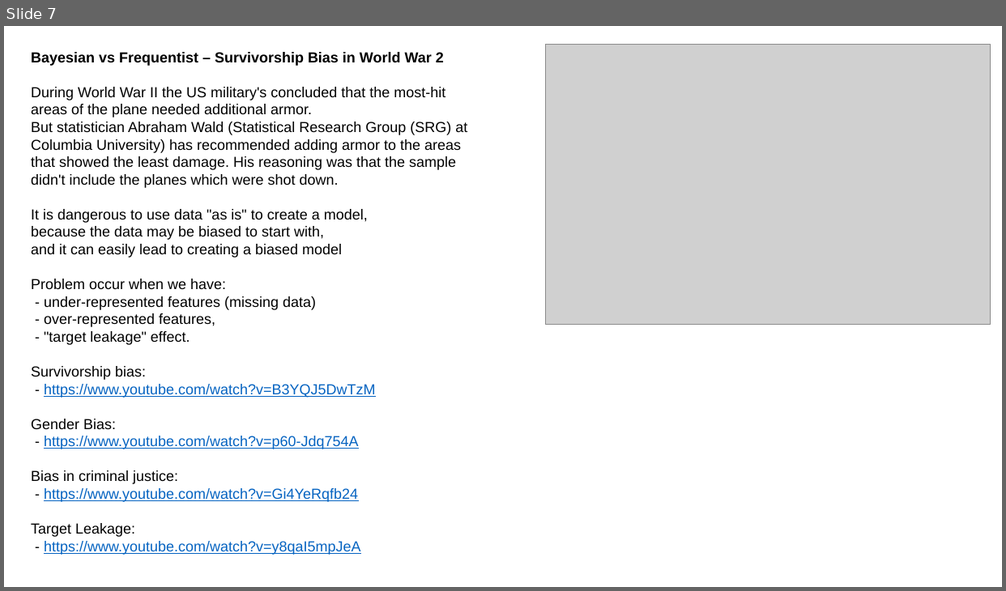
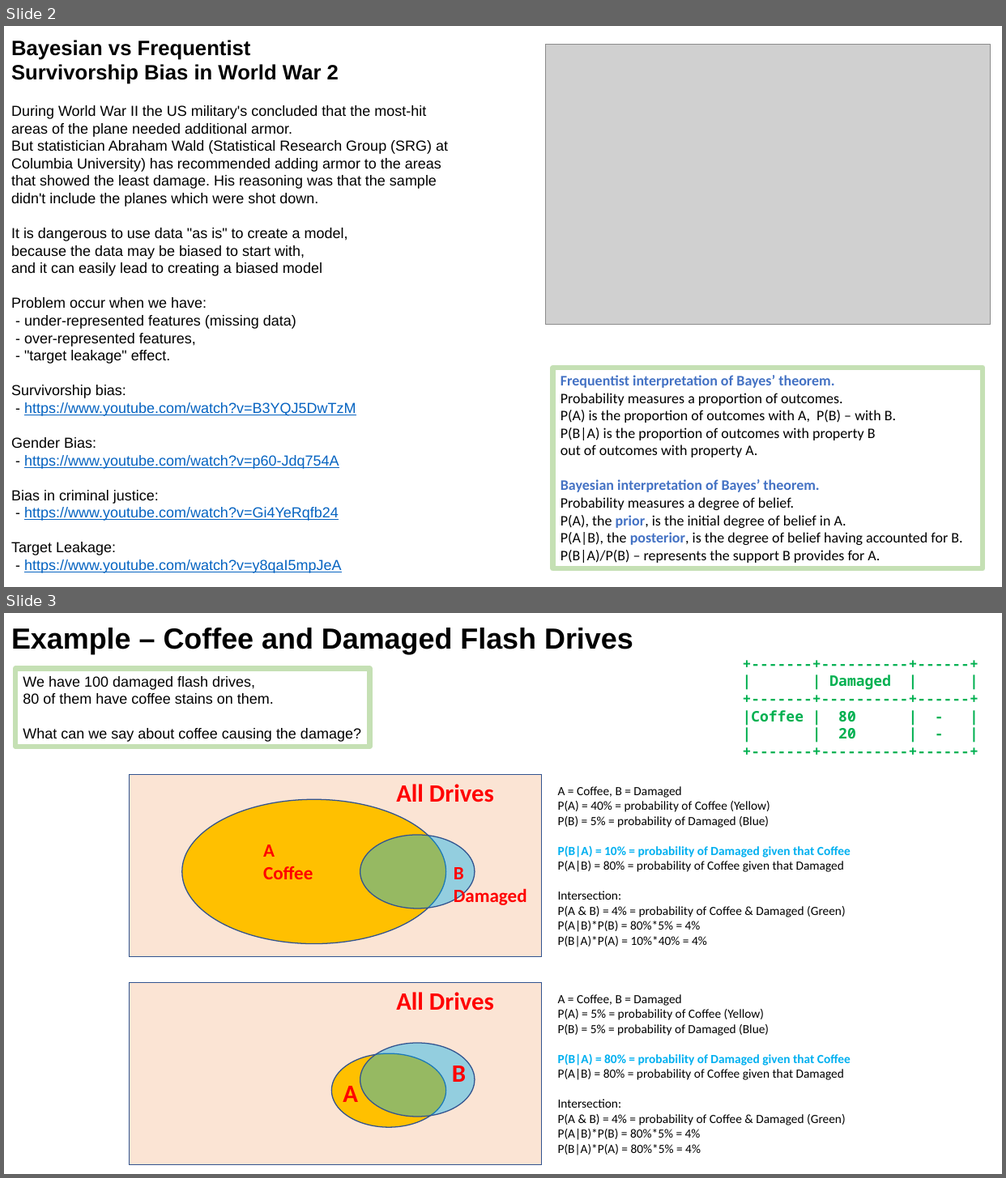
Before and after one commit to lselector/ml_ai_doc, a slide deck: Bayes_Bayesian.pptx. Shown one above the other, each under a label of ours: slide 7 before the commit, slides 2 and 3 after it. The pictures are 1006x591 and 1006x1178 pixels, drawn with LibreOffice and Linux fonts; fonts in the diff are those of the drawing; grey boxes stand for pictures. Boxes give left, top, right and bottom in pixels: in the first picture for what was removed or moved away, otherwise in the second. Text is boxed around its words. In the diff, an @@ line names an element or a change of style, - is before the commit and + after.

Commit message:
updated Bayes_Bayesian

```diff
--- a/Bayes_Bayesian.pptx
+++ b/Bayes_Bayesian.pptx
@@ slide 3 added at (4, 613, 1002, 1174), background #FFFFFF @@
@@ text added at (11, 628, 633, 654), 28 pt, text #000000, bold @@
+Example – Coffee and Damaged Flash Drives
@@ rectangle added at (15, 668, 369, 747), outline #C5E0B4 5 pt, 14 pt, text #000000 @@
+We have 100 damaged flash drives,
+80 of them have coffee stains on them.
+What can we say about coffee causing the damage?
@@ text added at (743, 675, 891, 739), 14 pt, text #00B050, bold @@
++-------+----------+------+
+| | Damaged | |
++-------+----------+------+
+|Coffee | 80 | - |
+| | 20 | - |
++-------+----------+------+
@@ rectangle added at (130, 775, 542, 957), fill #FBE4D4, outline #31538F 1 pt @@
@@ ellipse added at (182, 799, 446, 944), fill #FFC000, outline #31538F 1 pt @@
@@ text added at (396, 784, 494, 803), 24 pt, text #FF0000, bold @@
+All Drives
@@ text added at (558, 786, 850, 948), 12 pt, text #000000 @@
+A = Coffee, B = Damaged
+P(A) = 40% = probability of Coffee (Yellow)
+P(B) = 5% = probability of Damaged (Blue)
+P(B|A) = 10% = probability of Damaged given that Coffee
+P(A|B) = 80% = probability of Coffee given that Damaged
+Intersection:
+P(A & B) = 4% = probability of Coffee & Damaged (Green)
+P(A|B)*P(B) = 80%*5% = 4%
+P(B|A)*P(A) = 10%*40% = 4%
@@ text added at (263, 845, 313, 879), 18 pt, text #FF0000, bold @@
+A
+Coffee
@@ ellipse added at (360, 835, 475, 909), fill #00B0F0 at 41% opacity, outline #31538F 1 pt @@
@@ text added at (454, 867, 527, 905), 18 pt, text #FF0000, bold @@
+B
+Damaged
@@ rectangle added at (130, 983, 542, 1165), fill #FBE4D4, outline #31538F 1 pt @@
@@ text added at (396, 992, 494, 1011), 24 pt, text #FF0000, bold @@
+All Drives
@@ text added at (558, 995, 850, 1156), 12 pt, text #000000 @@
+A = Coffee, B = Damaged
+P(A) = 5% = probability of Coffee (Yellow)
+P(B) = 5% = probability of Damaged (Blue)
+P(B|A) = 80% = probability of Damaged given that Coffee
+P(A|B) = 80% = probability of Coffee given that Damaged
+Intersection:
+P(A & B) = 4% = probability of Coffee & Damaged (Green)
+P(A|B)*P(B) = 80%*5% = 4%
+P(B|A)*P(A) = 80%*5% = 4%
@@ ellipse added at (360, 1043, 475, 1118), fill #00B0F0 at 41% opacity, outline #31538F 1 pt @@
@@ ellipse added at (332, 1054, 446, 1128), fill #FFC000, outline #31538F 1 pt @@
@@ text added at (452, 1066, 466, 1082), 24 pt, text #FF0000, bold @@
+B
@@ text added at (343, 1086, 358, 1102), 24 pt, text #FF0000, bold @@
+A
@@ what was slide 7 is now slide 2 @@
@@ slide 2 changed as well @@
@@ text "Bayesian vs Frequentist": place and size @@
-text "Bayesian vs Frequentist" at (31, 52, 467, 555)
+text "Bayesian vs Frequentist" at (11, 40, 448, 574)
@@ text at (11, 40, 339, 84): text changed; size 14 to 20 pt @@
-Bayesian vs Frequentist – Survivorship Bias in World War 2
+Bayesian vs Frequentist
+Survivorship Bias in World War 2
@@ rectangle added at (552, 368, 982, 570), outline #C5E0B4 5 pt, 14 pt, text #000000 @@
+Frequentist interpretation of Bayes’ theorem.
+Probability measures a proportion of outcomes.
+P(A) is the proportion of outcomes with A, P(B) – with B.
+P(B|A) is the proportion of outcomes with property B
+out of outcomes with property A.
+Bayesian interpretation of Bayes’ theorem.
+Probability measures a degree of belief.
+P(A), the prior, is the initial degree of belief in A.
+P(A|B), the posterior, is the degree of belief having accounted for B.
+P(B|A)/P(B) – represents the support B provides for A.
```
Also in this commit, not shown: 7 other slides changed, 1 other slide added, 1 other file.
